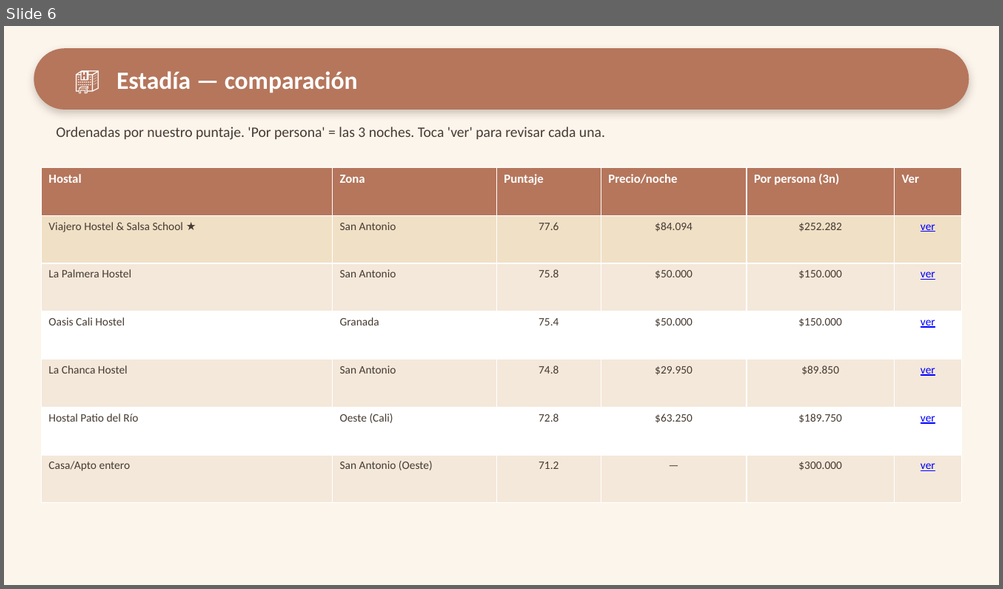
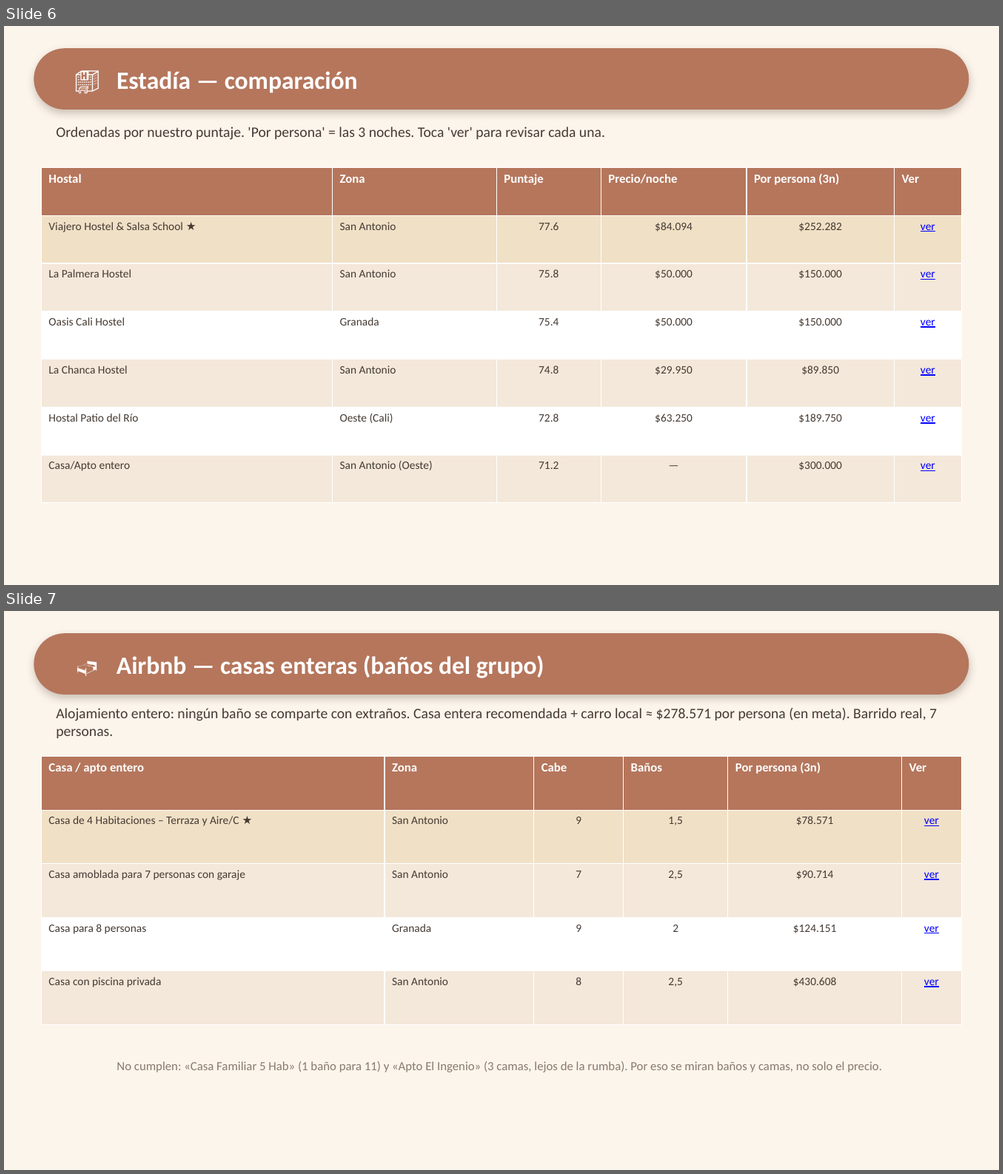
Before and after one commit to ClearNote97/paseo-mini-boom-en-cali, a slide deck: output/Mini-Boom-en-Cali_Presentacion.pptx. Shown one above the other, each under a label of ours: slide 6 before the commit, slides 6 and 7 after it. The pictures are 1003x589 and 1003x1174 pixels, drawn with LibreOffice and Linux fonts; fonts in the diff are those of the drawing. Boxes give left, top, right and bottom in pixels: in the first picture for what was removed or moved away, otherwise in the second. Text is boxed around its words. In the diff, an @@ line names an element or a change of style, - is before the commit and + after.

Commit message:
Añade subsección Airbnb (casas/aptos enteros) con datos reales + dimensión de baños
- Scrapers nuevos: explora_airbnb.py (listados, alojamiento entero, zonas seguras)
  y explora_fichas_airbnb.py (capacidad, habitaciones, camas y baños por ficha).
  Barrido real con Playwright en el devcontainer, fechas 30 oct-2 nov, 7 personas.
- Dimensión de baños como informativa (columna '¿Baño compartido?'), sin tocar
  pesos ni filtros: el puntaje y el ranking de hostales quedan intactos.
- Subsección Airbnb en los 4 entregables (informe, Excel, PDF, presentación) con
  las mejores casas/aptos enteros y dos contraejemplos (por qué se miran baños y camas).
- Hallazgo: casa entera real desde ~$77k-90k pp/3n (muy por debajo del estimado
  viejo de $300k); la lectura 'Casa entera' pasa a $278.571 pp (DENTRO) con el precio real.
- Documenta D-005 en la bitácora y AIRBNB_ENTEROS en el diccionario de datos.

```diff
--- a/output/Mini-Boom-en-Cali_Presentacion.pptx
+++ b/output/Mini-Boom-en-Cali_Presentacion.pptx
@@ slide 7 added at (4,611,999,1170), background #FCF5EC @@
@@ rounded rectangle added at (34,633,969,695), fill #B5765C @@
@@ text added at (116,655,544,678), 24 pt, text #FFFFFF, bold @@
+🛏️ Airbnb — casas enteras (baños del grupo)
@@ text added at (56,708,936,738), 14 pt, text #463A32 @@
+Alojamiento entero: ningún baño se comparte con extraños. Casa entera recomendada + carro local ≈ $278.571 por persona (en meta). Barrido real, 7 personas.
@@ table added at (41,757,962,1025), 5 rows, 6 columns @@
+Casa / apto entero | Zona | Cabe | Baños | Por persona (3n) | Ver
+Casa de 4 Habitaciones – Terraza y Aire/C ★ | San Antonio | 9 | 1,5 | $78.571 | ver
+Casa amoblada para 7 personas con garaje | San Antonio | 7 | 2,5 | $90.714 | ver
+Casa para 8 personas | Granada | 9 | 2 | $124.151 | ver
+Casa con piscina privada | San Antonio | 8 | 2,5 | $430.608 | ver
@@ text added at (116,1062,882,1073), 12 pt, text #8A7A6E @@
+No cumplen: «Casa Familiar 5 Hab» (1 baño para 11) y «Apto El Ingenio» (3 camas, lejos de la rumba). Por eso se miran baños y camas, no solo el precio.
```
Also in this commit, not shown: 11 other files.
